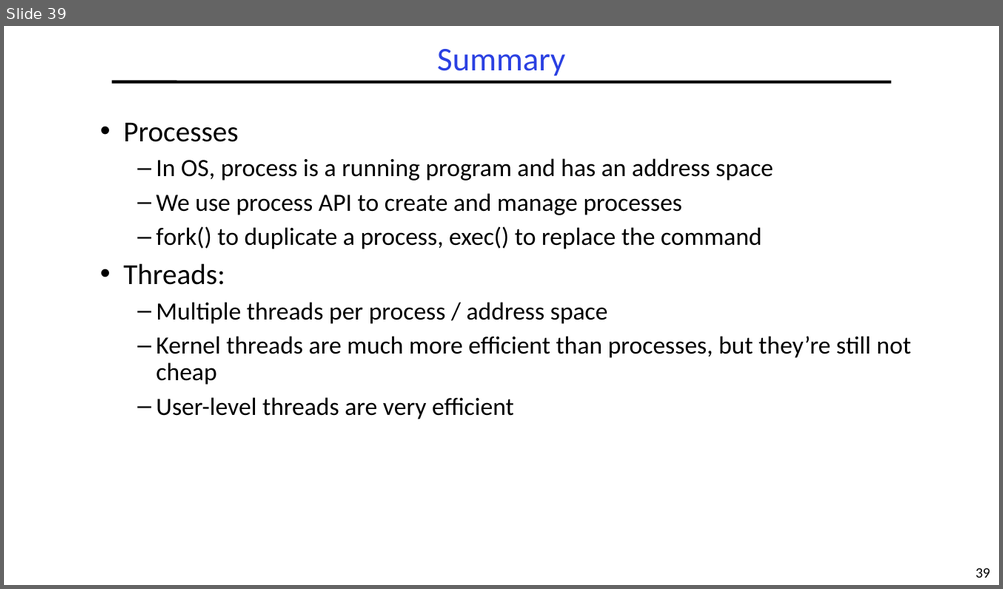
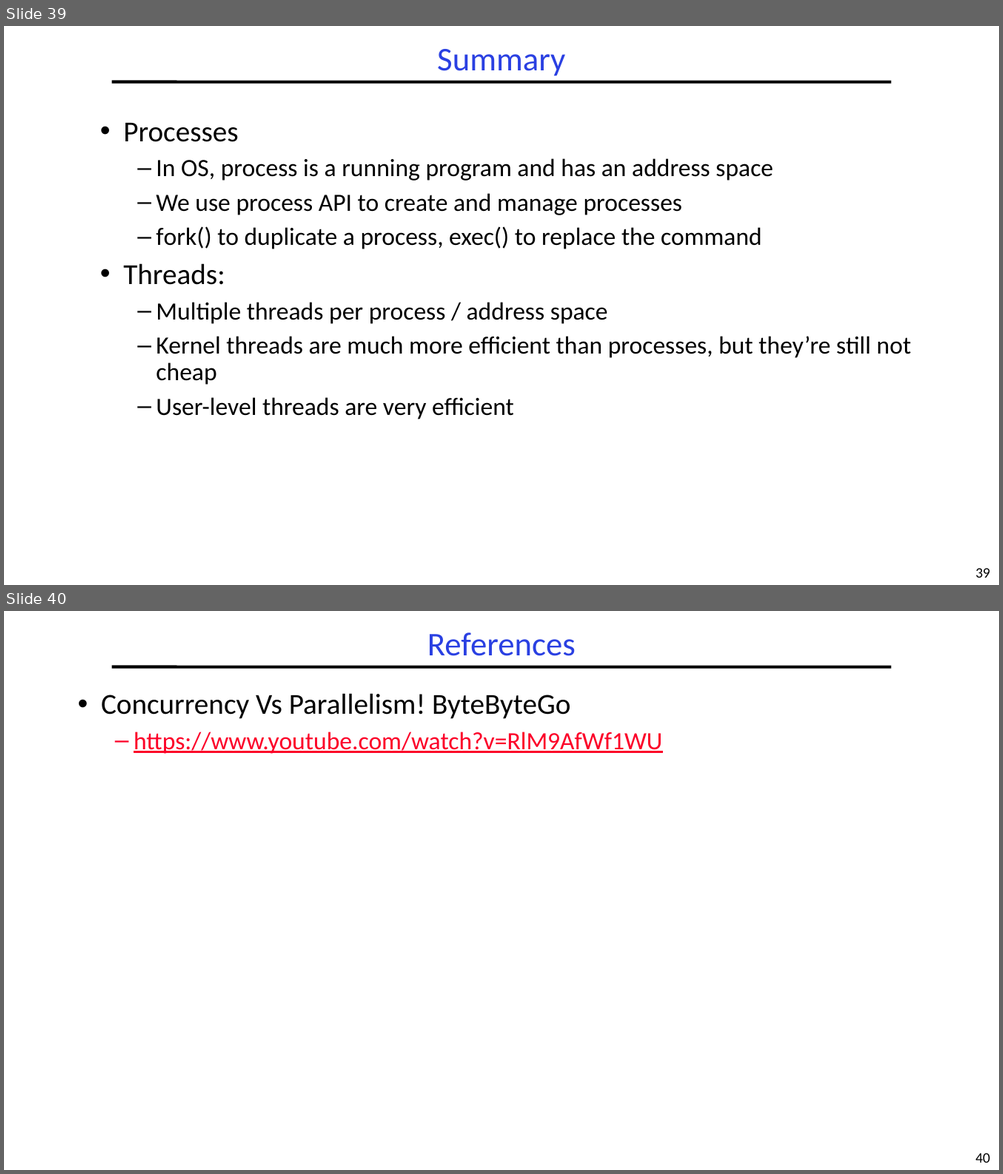
Before and after one commit to guhofstra/CSC256Fa25, a slide deck: PPTs/L2-Processes Threads.pptx. Shown one above the other, each under a label of ours: slide 39 before the commit, slides 39 and 40 after it. The pictures are 1003x589 and 1003x1174 pixels, drawn with LibreOffice and Linux fonts; fonts in the diff are those of the drawing. Boxes give left, top, right and bottom in pixels: in the first picture for what was removed or moved away, otherwise in the second. Text is boxed around its words. In the diff, an @@ line names an element or a change of style, - is before the commit and + after.

```diff
--- a/PPTs/L2-Processes Threads.pptx
+++ b/PPTs/L2-Processes Threads.pptx
@@ slide 40 added at box(4, 611, 999, 1170), background #FFFFFF; not listed: 2 template elements that a slide beside it also shows @@
@@ title added at box(427, 632, 575, 656), 32 pt, text #2A40E2 @@
+References
@@ text added at box(101, 693, 662, 754), 24 pt, text #FC0128, underline @@
+• Concurrency Vs Parallelism! ByteByteGo
+  – https://www.youtube.com/watch?v=RlM9AfWf1WU
```
Also in this commit, not shown: 10 other files.
